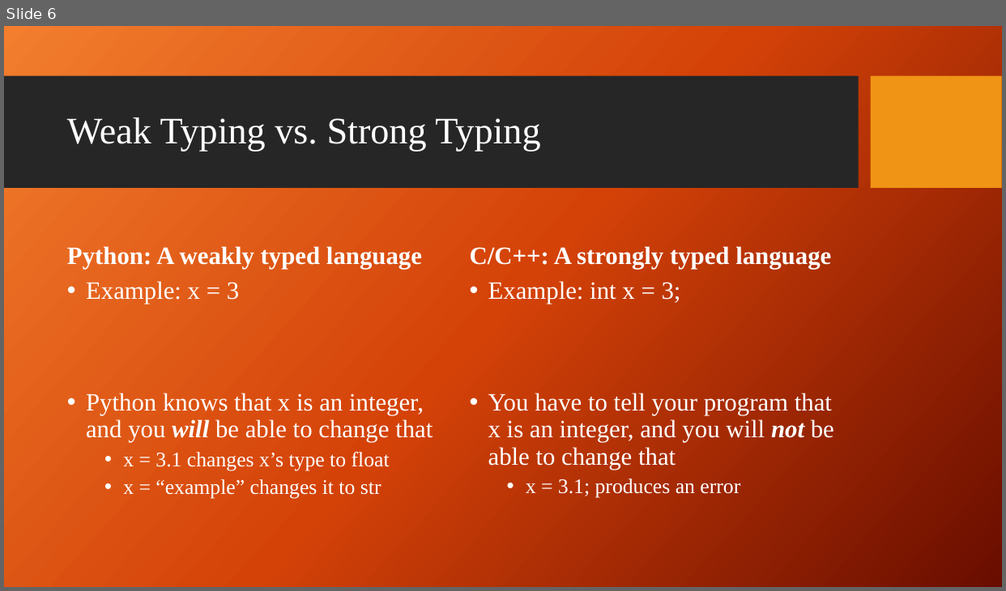
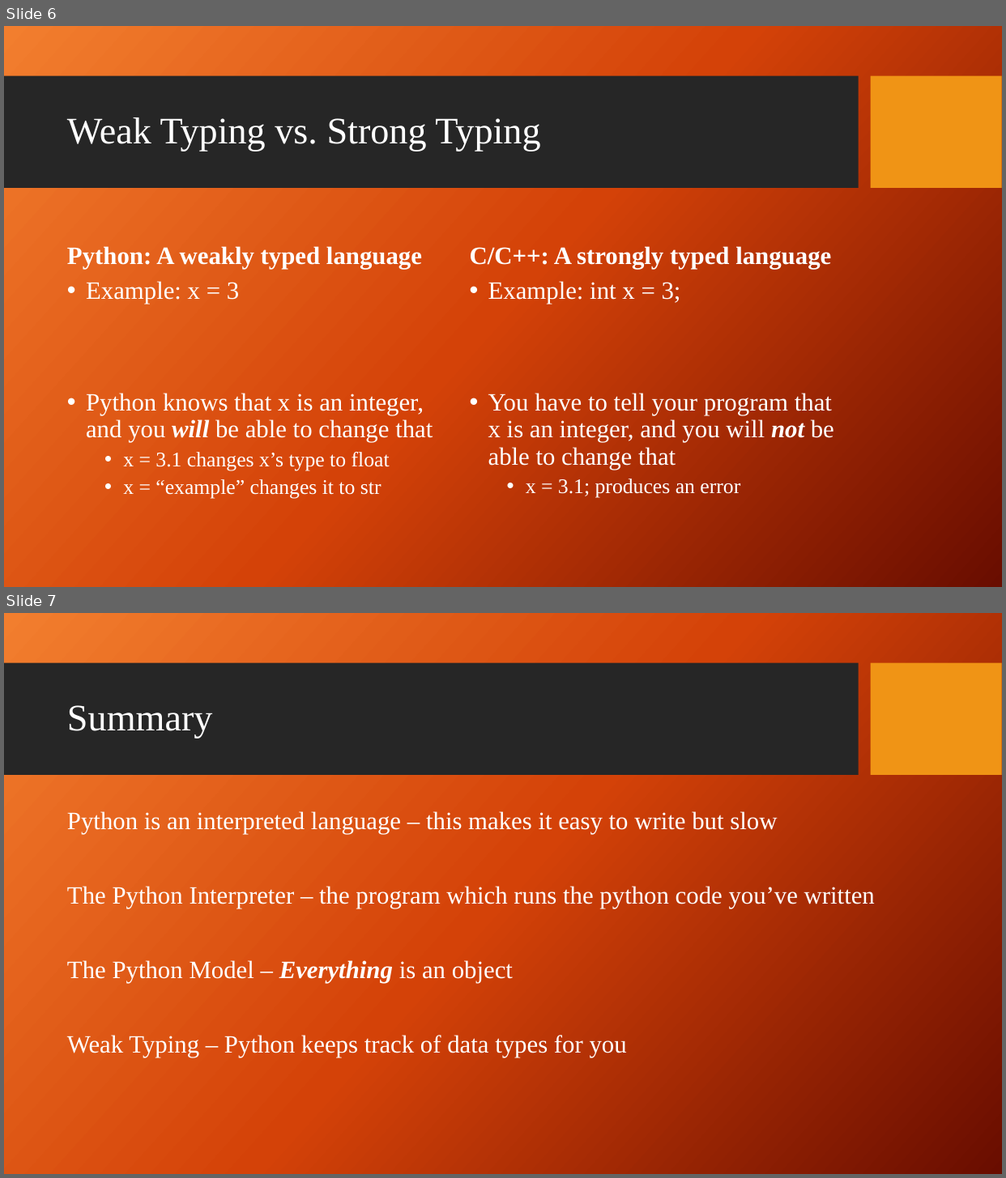
Before and after one commit to giganano/PythonBootcamp, a slide deck: slides/context.pptx. Shown one above the other, each under a label of ours: slide 6 before the commit, slides 6 and 7 after it. The pictures are 1006x591 and 1006x1178 pixels, drawn with LibreOffice and Linux fonts; fonts in the diff are those of the drawing; background and template pictures are left out. Boxes give left, top, right and bottom in pixels: in the first picture for what was removed or moved away, otherwise in the second. Text is boxed around its words. In the diff, an @@ line names an element or a change of style, - is before the commit and + after.

```diff
--- a/slides/context.pptx
+++ b/slides/context.pptx
@@ slide 7 added at [4,613,1002,1174], background picture (left out); not listed: 2 template elements that a slide beside it also shows @@
@@ title added at [67,705,213,738], 36 pt, text #FFFFFF @@
+Summary
@@ text added at [67,811,875,1058], 24 pt, text #FFFFFF @@
+Python is an interpreted language – this makes it easy to write but slow
+The Python Interpreter – the program which runs the python code you’ve written
+The Python Model – Everything is an object
+Weak Typing – Python keeps track of data types for you
```
Also in this commit, not shown: 3 slides changed, 1 other slide added, 1 slide removed, 11 other files.
